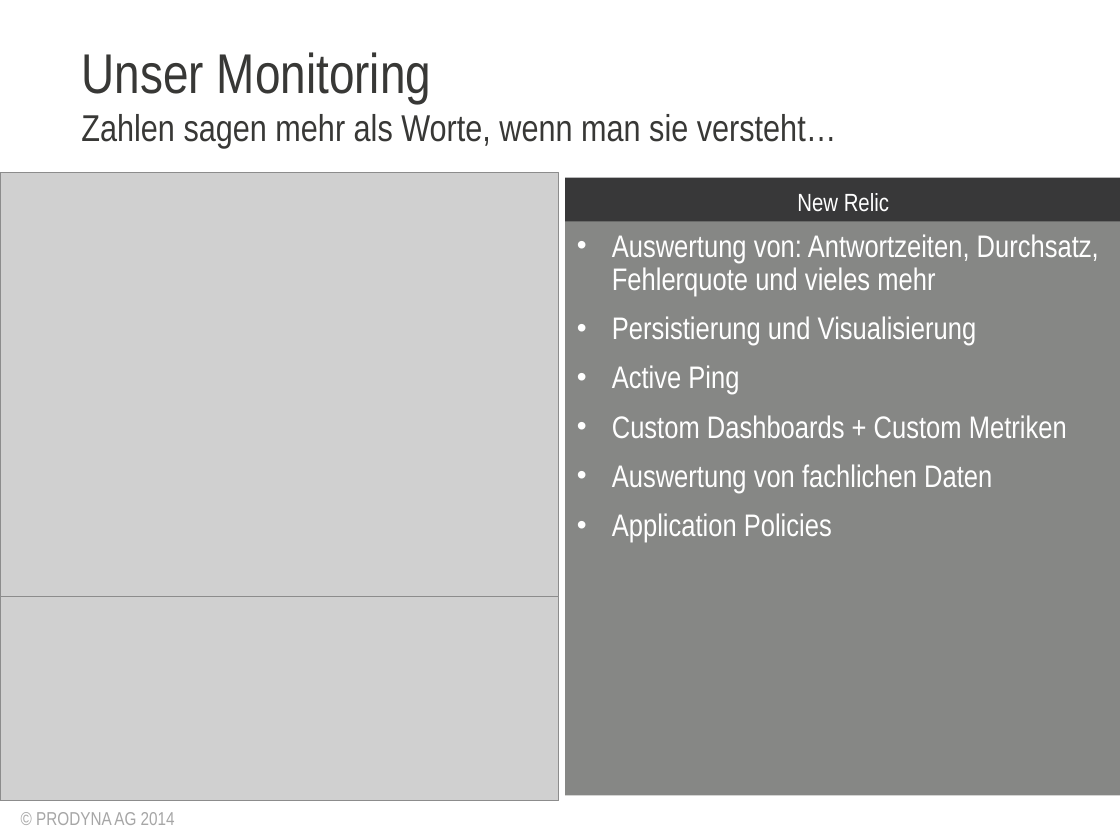
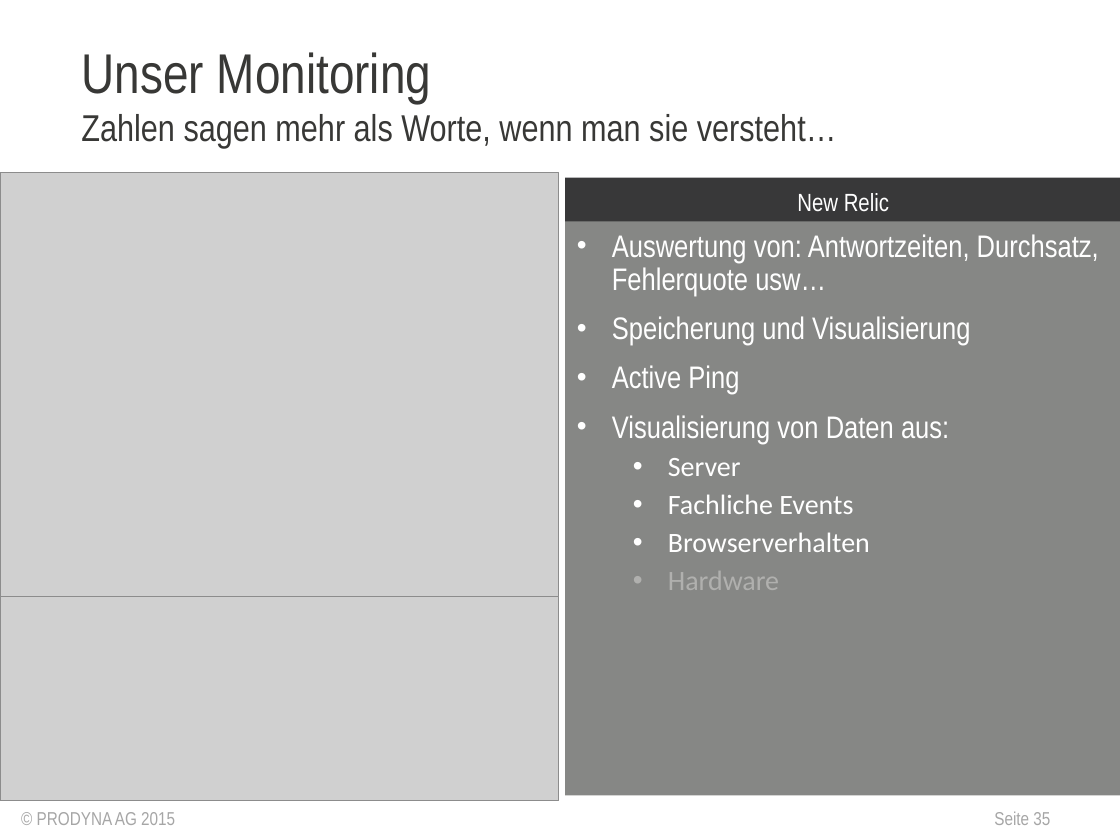
Before and after one commit to lagranovskiy/timetracker-server, a slide deck: slide 35 of doc/AbschlussPräsentation.pptx (slide 29 before the commit). Drawn at 1120x840 pixels with LibreOffice and Linux fonts; fonts in the diff are those of the drawing; grey boxes stand for pictures; background and template pictures are left out. Boxes give left, top, right and bottom in pixels: in the first picture for what was removed or moved away, otherwise in the second. Text is boxed around its words. In the diff, an @@ line names an element or a change of style, - is before the commit and + after.

```diff
--- a/doc/AbschlussPräsentation.pptx
+++ b/doc/AbschlussPräsentation.pptx
@@ text at <box>612,234,1099,345</box>: text changed @@
-• Auswertung von: Antwortzeiten, Durchsatz, Fehlerquote und vieles mehr
-• Persistierung und Visualisierung
+• Auswertung von: Antwortzeiten, Durchsatz, Fehlerquote usw…
+• Speicherung und Visualisierung
@@ text at <box>612,415,949,590</box>: text changed; size 20 to 18 pt; font Arial Narrow to Calibri @@
-• Custom Dashboards + Custom Metriken
-• Auswertung von fachlichen Daten
-• Application Policies
+• Visualisierung von Daten aus:
+  • Server
+  • Fachliche Events
+  • Browserverhalten
+  • Hardware
@@ text at <box>37,812,175,825</box>: text changed @@
-© PRODYNA AG 2014
+© PRODYNA AG 2015
@@ page number added at <box>994,811,1050,825</box>, 12 pt, text #A6A6A6 @@
+Seite 35
```
Also in this commit, not shown: 33 other slides changed, 8 slides added, 1 other file.
